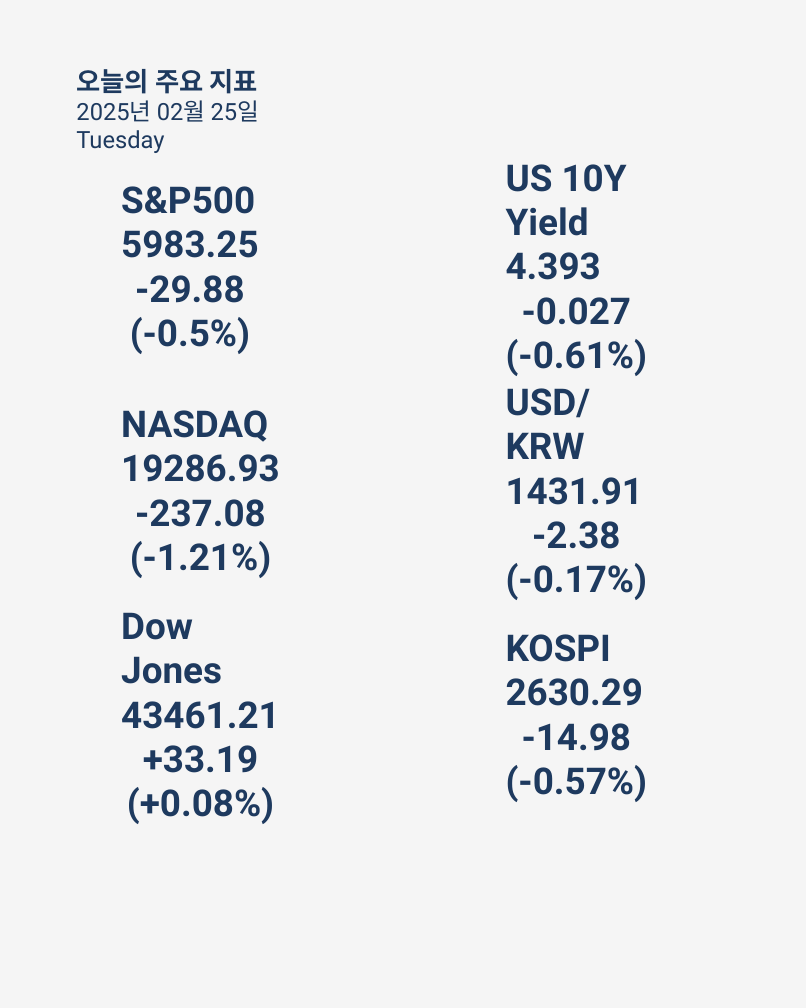
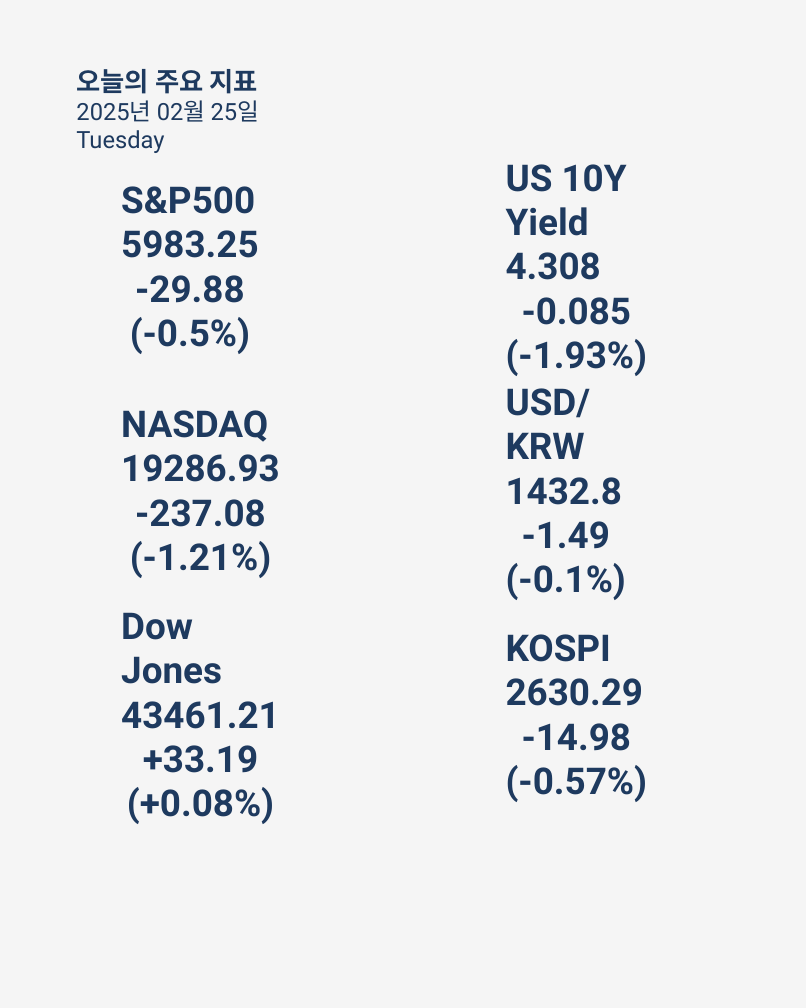
Before and after one commit to cwan0419/Financial_PPT_project, a slide deck: slide 1 of output/daily_summary.pptx. Drawn at 806x1008 pixels with LibreOffice and Linux fonts; fonts in the diff are those of the drawing. Boxes give left, top, right and bottom in pixels: in the first picture for what was removed or moved away, otherwise in the second. Text is boxed around its words. In the diff, an @@ line names an element or a change of style, - is before the commit and + after.

Commit message:
revised report_generator
add part to save financial_report.pptx

```diff
--- a/output/daily_summary.pptx
+++ b/output/daily_summary.pptx
@@ text at (506, 164, 647, 376): text changed @@
-US 10Y Yield
-4.393
--0.027 (-0.61%)
+US 10Y Yield
+4.308
+-0.085 (-1.93%)
@@ text at (506, 388, 626, 600): text changed @@
-USD/KRW
-1431.91
--2.38 (-0.17%)
+USD/KRW
+1432.8
+-1.49 (-0.1%)
```
Also in this commit, not shown: 3 other files.
